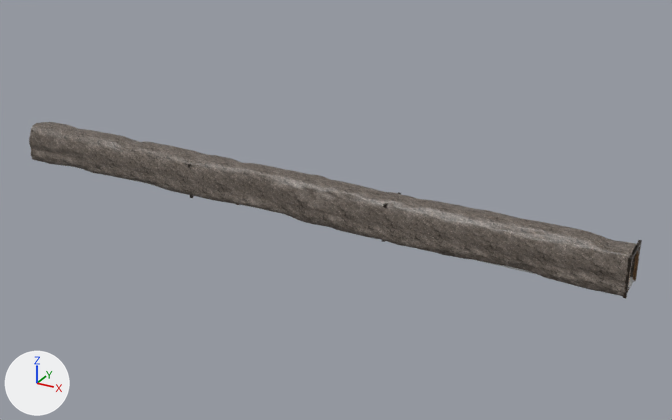
Two versions of the COLLADA model oldgoldmine-game/Assets/Models/Cave/cave_segment.dae, one commit apart.
Before and after are seen from a 50 mm lens placed at (259.0, -239.0, 123.0), pointed at (124.0, 5.0, 1.0). Lighting does not change. The marker at lower left points along +X, +Y and +Z. Where no turn or scale is listed for an object, it has been applied to the vertices.

The scene before the commit, as lines of its bpy script (objects in view):
```python
mat_bakedrocks = principled_material('BakedRocks')
mat_bakedrocks.texture = img_cave_rocktexture_game_png
mat_bakedrocks.roughness = 0.44
me_cube_035 = bpy.data.meshes.new('Cube.035')
me_cube_035.from_pydata(...)  # 4380 vertices, 8640 faces; spans x 0.0..50.0, y -1.6..1.9, z -0.2..3.1
# faces by material slot: [6912, 1728]
me_cube_035.materials.append(mat_bakedrocks)  # picture img_cave_rocktexture_game_png
me_cube_035.materials.append(mat_bakedground)  # its picture is missing
me_cunurbspath_047 = bpy.data.meshes.new('CUNurbsPath.047')
me_cunurbspath_047.from_pydata(...)  # 272 vertices, 468 faces; spans x -0.46..0.46, y -6.3..6.3, z -16.55..-4.19
me_cunurbspath_047.materials.append(mat_bakedwoodenbeams3)  # picture img_cave_bakedbeams3_png
ob_cave = bpy.data.objects.new('Cave', me_cube_035)
ob_cave.location = (0.0, 0.0, 0.0)
ob_cave.scale = (4.4, 4.4, 4.4)
ob_horizontalbeam_003 = bpy.data.objects.new('HorizontalBeam_003', me_cunurbspath_047)
ob_horizontalbeam_003.location = (220.0, 0.0, 16.0)
```
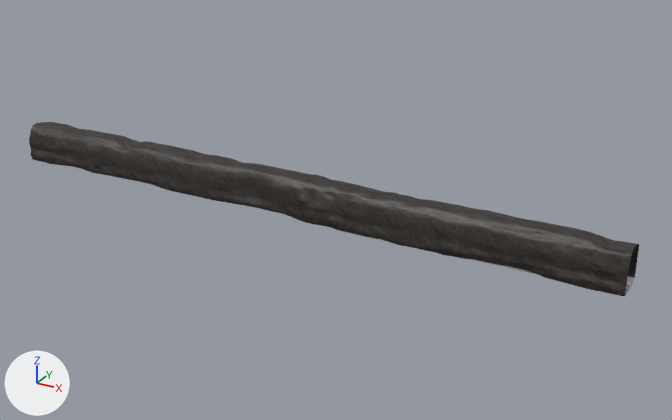
What differs and where, as boxes (x1, y1, x2, y2) in the pictures (672 x 420 px):
'Cave', surface changed
    both: (29, 122, 639, 296)
'HorizontalBeam_003', deleted
    before: (623, 240, 642, 299)

Diff of the bpy script that builds the scene:
```diff
--- a/oldgoldmine-game/Assets/Models/Cave/cave_segment.dae.py
+++ b/oldgoldmine-game/Assets/Models/Cave/cave_segment.dae.py
@@ img_cave_rocktexture_png @@
+img_cave_rocktexture_png = load_image('cave_rockTexture.png', 'cave_rockTexture.png', 1024, 1024, 'sRGB')
@@ mat_bakedrocks @@
 mat_bakedrocks = principled_material('BakedRocks')
-mat_bakedrocks.texture = img_cave_rocktexture_game_png
-mat_bakedrocks.roughness = 0.44
+mat_bakedrocks.texture = img_cave_rocktexture_png
@@ ob_horizontalbeam_003 @@
-ob_horizontalbeam_003 = bpy.data.objects.new('HorizontalBeam_003', me_cunurbspath_047)
-ob_horizontalbeam_003.location = (220.0, 0.0, 16.0)
```
